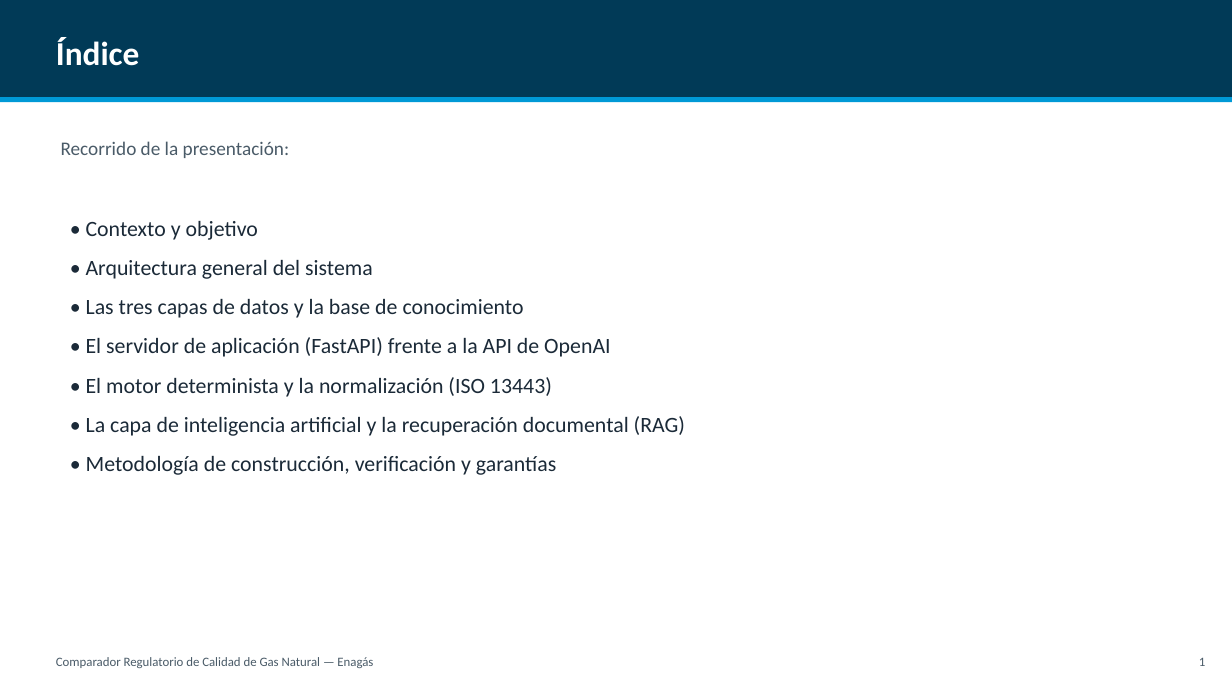
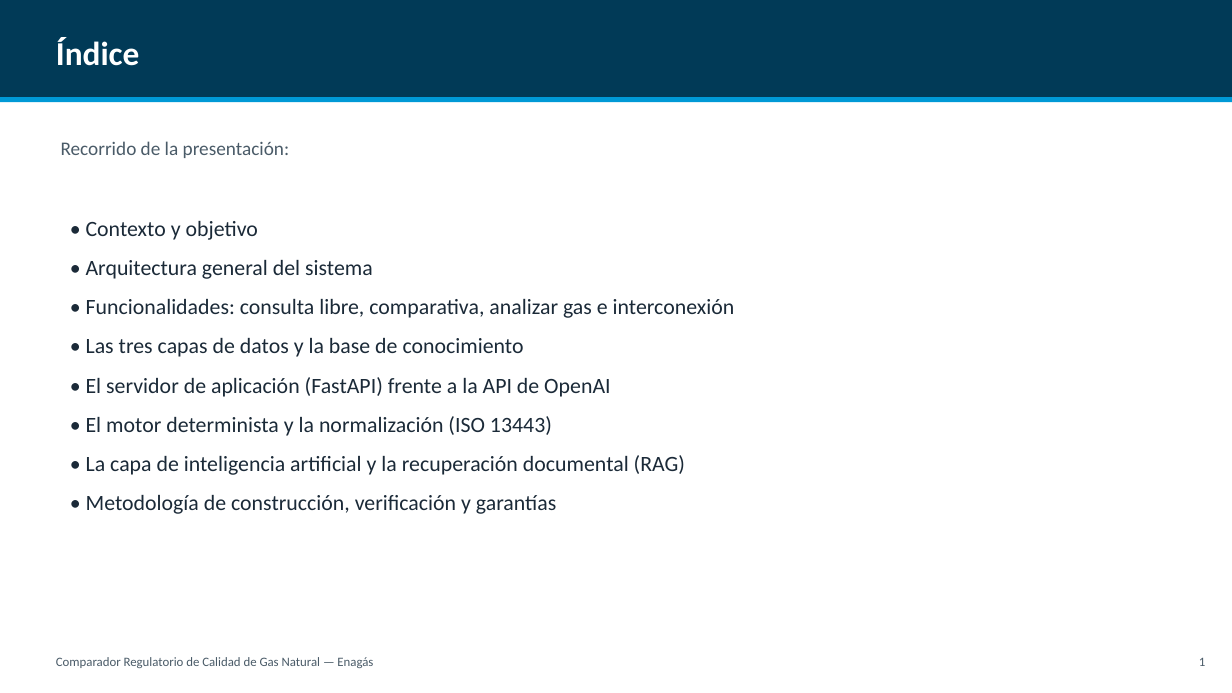
Before and after one commit to CarlosOlivaZurdo/ENAG-S_G1, a slide deck: slide 2 of docs/Presentacion_Comparador_Gas.pptx. Drawn at 1232x693 pixels with LibreOffice and Linux fonts; fonts in the diff are those of the drawing. Boxes give left, top, right and bottom in pixels: in the first picture for what was removed or moved away, otherwise in the second. Text is boxed around its words. In the diff, an @@ line names an element or a change of style, - is before the commit and + after.

```diff
--- a/docs/Presentacion_Comparador_Gas.pptx
+++ b/docs/Presentacion_Comparador_Gas.pptx
@@ text at (x1=86, y1=299, x2=735, y2=318): paragraph added @@
+• Funcionalidades: consulta libre, comparativa, analizar gas e interconexión
```
Also in this commit, not shown: 11 other slides changed, 1 slide added, 1 other file.
